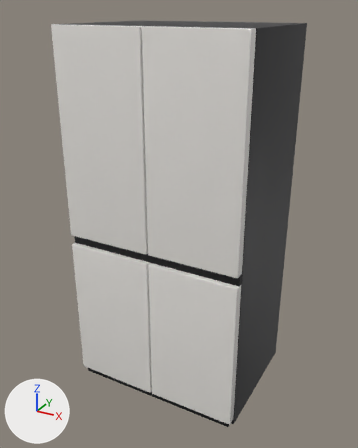
Renders of the glTF model apps/web/models/products/G646GBB031.glb from each side of a commit.
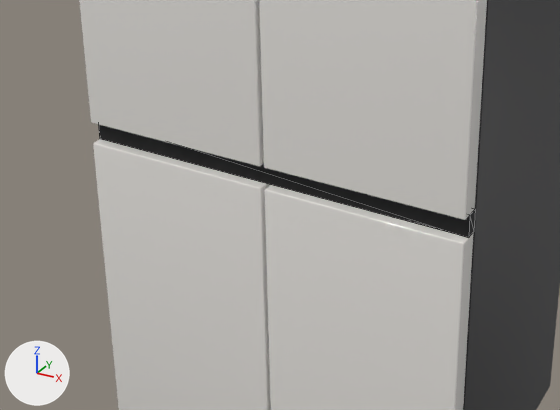
There are two pictures of each version: one whole from a 50 mm camera at (1.126, -2.093, 1.931) aimed at (-0.012, -0.023, 0.897), one close up on the part from 9% to 78% of the width and 40% to 81% of the height. The lights are fixed; the arrows at lower left show +X, +Y and +Z. The last two pictures show the newer version. The close-ups show mesh edges as thin lines. Where no turn or scale is listed for an object, it has been applied to the vertices.

Before the edit, the objects in view are built like this:
```python
me_door_0_upper_left = bpy.data.meshes.new('door_0_upper_left')
me_door_0_upper_left.from_pydata(...)  # 320 vertices, 636 faces; spans x -0.456..-0.004, y -0.355..-0.305, z 0.867..1.86
me_door_0_upper_left.materials.append(mat_finish)  # white #f1eee9
me_door_1_upper_right = bpy.data.meshes.new('door_1_upper_right')
me_door_1_upper_right.from_pydata(...)  # 320 vertices, 636 faces; spans x 0.004..0.456, y -0.355..-0.305, z 0.867..1.86
me_door_1_upper_right.materials.append(mat_finish)  # white #f1eee9
me_door_3_lower_right = bpy.data.meshes.new('door_3_lower_right')
me_door_3_lower_right.from_pydata(...)  # 320 vertices, 636 faces; spans x 0.004..0.456, y -0.355..-0.305, z 0.04..0.817
me_door_3_lower_right.materials.append(mat_finish)  # white #f1eee9
ob_door_0_upper_left = bpy.data.objects.new('door_0_upper_left', me_door_0_upper_left)
ob_door_0_upper_left.location = (0.0, 0.0, 0.0)
ob_door_1_upper_right = bpy.data.objects.new('door_1_upper_right', me_door_1_upper_right)
ob_door_1_upper_right.location = (0.0, 0.0, 0.0)
ob_door_3_lower_right = bpy.data.objects.new('door_3_lower_right', me_door_3_lower_right)
ob_door_3_lower_right.location = (0.0, 0.0, 0.0)
# also in view: 'body' at (0.0, 0.02, 0.93); 'trim_grip_groove' at (0.0, -0.317, 0.842); 'door_2_lower_left' at (-0.23, -0.33, 0.429)
```
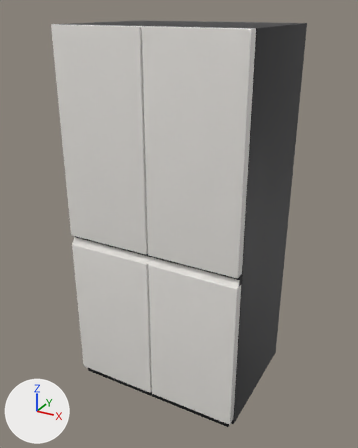
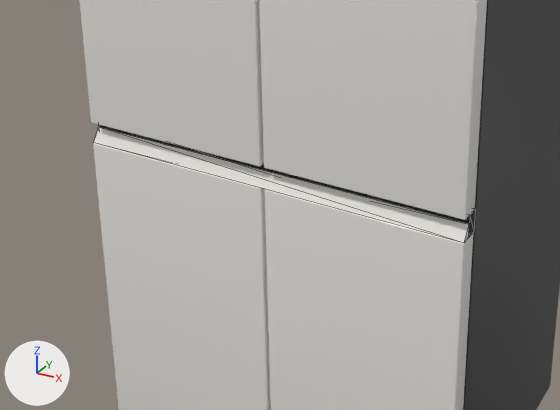
The change, as a list of edits to the scene's bpy script:
```text
Add me_door_grip_lip:
    me_door_grip_lip.from_pydata([(-0.455, -0.352, 0.817), (-0.455, -0.33, 0.817), (-0.455, -0.33, 0.847), (0.455, -0.352, 0.817), (0.455, -0.33, 0.817), (0.455, -0.33, 0.847)], [], [(0, 2, 1), (5, 3, 4), (4, 0, 1), (5, 1, 2), (3, 2, 0), (4, 3, 0), (5, 4, 1), (3, 5, 2)])
    me_door_grip_lip.materials.append(mat_finish)  # white #f1eee9
Add ob_door_grip_lip:
    ob_door_grip_lip = bpy.data.objects.new('door_grip_lip', me_door_grip_lip)
    ob_door_grip_lip.location = (0.0, 0.0, 0.0)
```

Pixel boxes (x1, y1, x2, y2) of what changed, in the close-ups (560 x 410 px):
'door_grip_lip', added
    after: (94, 127, 469, 243)
'trim_grip_groove', unchanged, covered by the edit
    before: (98, 125, 475, 238)
    after: (98, 125, 475, 237)
